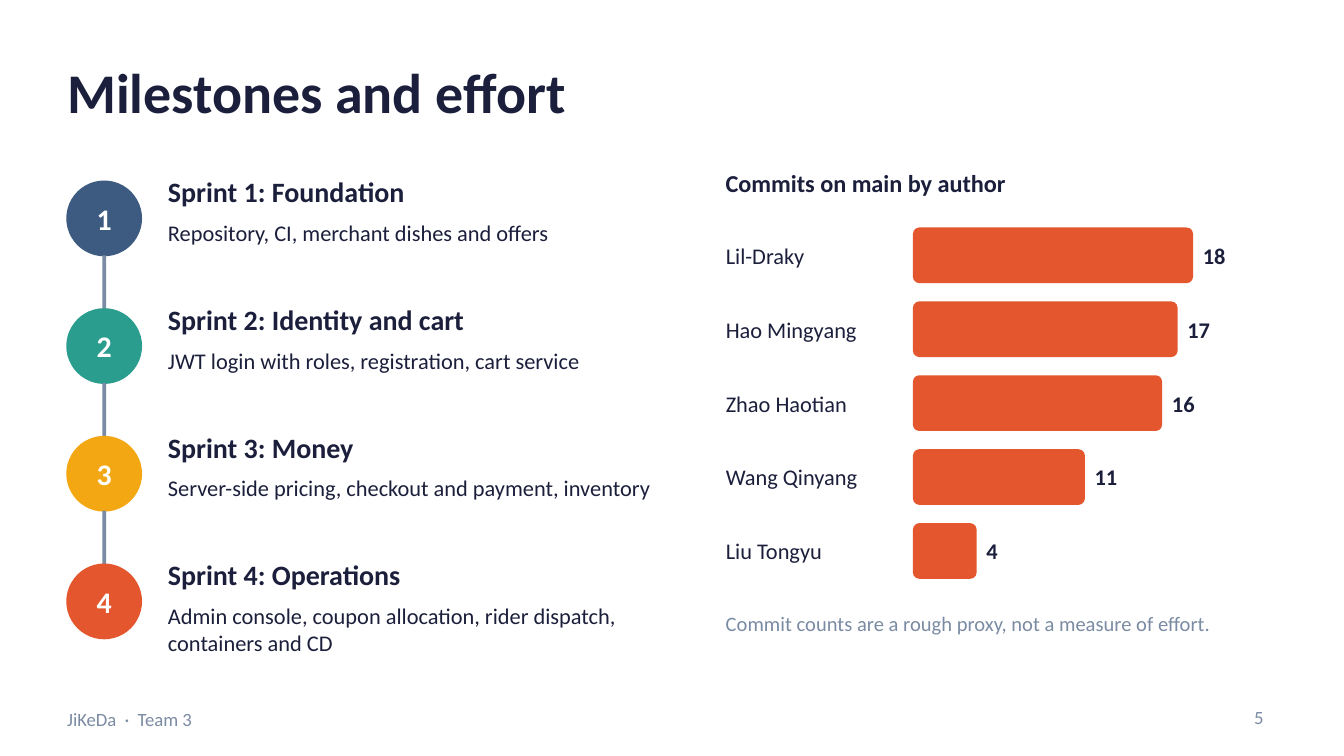
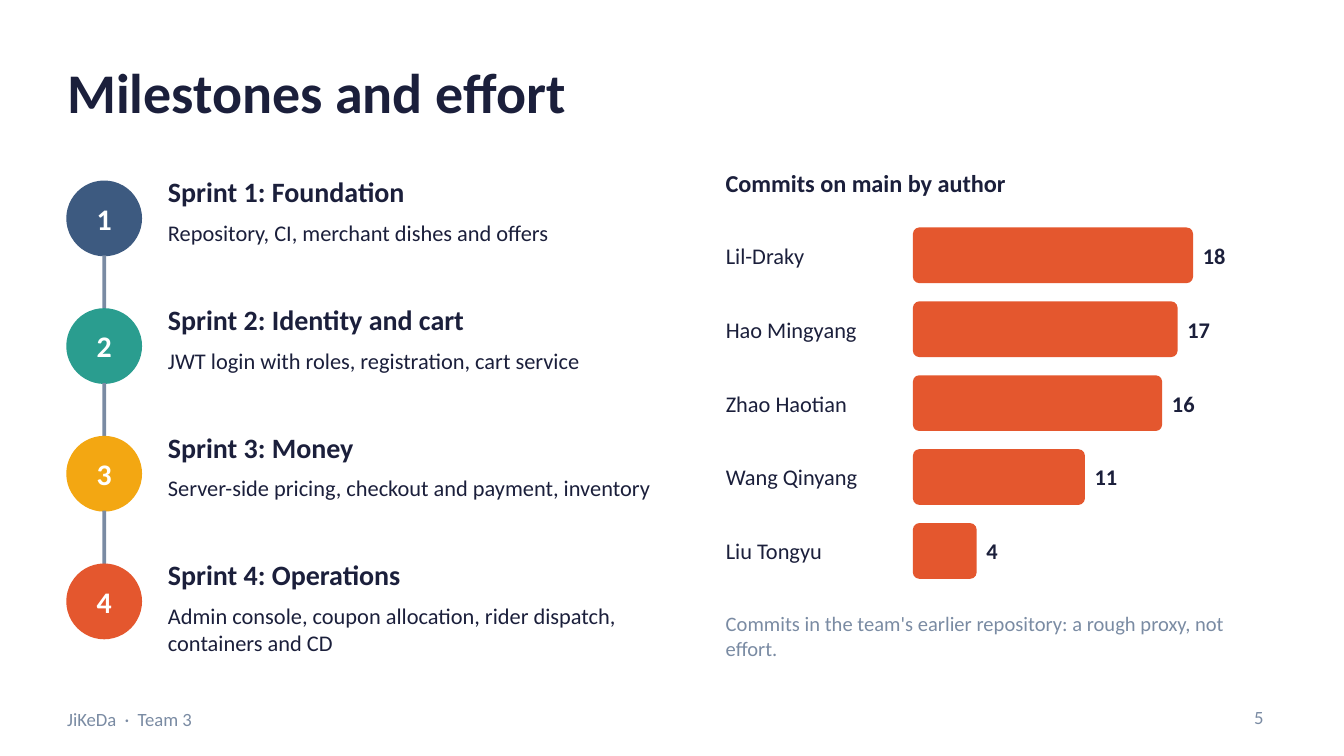
Before and after one commit to Friedriceee/5001, a slide deck: slide 5 of docs/presentation/JiKeDa_Team3_Presentation.pptx. Drawn at 1344x756 pixels with LibreOffice and Linux fonts; fonts in the diff are those of the drawing. Boxes give left, top, right and bottom in pixels: in the first picture for what was removed or moved away, otherwise in the second. Text is boxed around its words. In the diff, an @@ line names an element or a change of style, - is before the commit and + after.

```diff
--- a/docs/presentation/JiKeDa_Team3_Presentation.pptx
+++ b/docs/presentation/JiKeDa_Team3_Presentation.pptx
@@ text at (x1=726, y1=617, x2=1223, y2=656): text changed @@
-Commit counts are a rough proxy, not a measure of effort.
+Commits in the team's earlier repository: a rough proxy, not effort.
```
Also in this commit, not shown: 8 other slides changed, 1 slide added, 2 other files.
